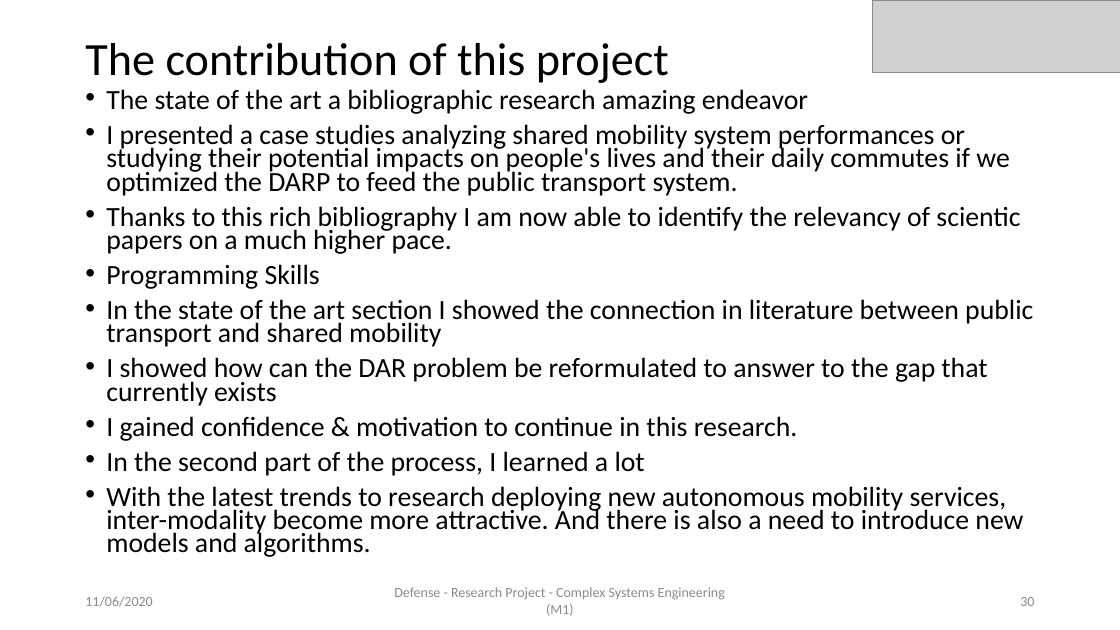
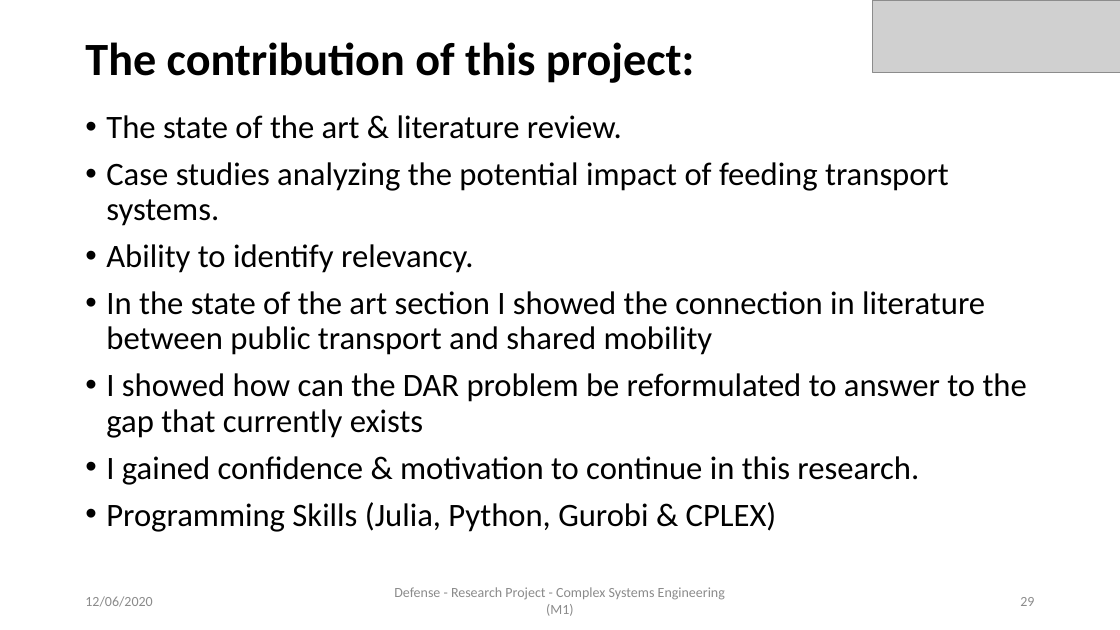
Before and after one commit to AymanABDELHAMID/OD_MTO_DARP, a slide deck: slide 29 of Presentation/presentation_AymanMahmoud.pptx (slide 30 before the commit). Drawn at 1120x630 pixels with LibreOffice and Linux fonts; fonts in the diff are those of the drawing; grey boxes stand for pictures. Boxes give left, top, right and bottom in pixels: in the first picture for what was removed or moved away, otherwise in the second. Text is boxed around its words. In the diff, an @@ line names an element or a change of style, - is before the commit and + after.

```diff
--- a/Presentation/presentation_AymanMahmoud.pptx
+++ b/Presentation/presentation_AymanMahmoud.pptx
@@ title at bbox=[85, 42, 694, 83]: text changed; bold on @@
-The contribution of this project
+The contribution of this project:
@@ text "The state of the art ...": place and size @@
-text "The state of the art ..." at bbox=[106, 89, 1033, 557]
+text "The state of the art ..." at bbox=[106, 115, 1027, 532]
@@ text at bbox=[106, 115, 949, 273]: text changed; size 23.8 to 28 pt @@
-• The state of the art a bibliographic research amazing endeavor
-• I presented a case studies analyzing shared mobility system performances or studying their potential impacts on people's lives and their daily commutes if we optimized the DARP to feed the public transport system.
-• Thanks to this rich bibliography I am now able to identify the relevancy of scientic papers on a much higher pace.
-• Programming Skills
+• The state of the art & literature review.
+• Case studies analyzing the potential impact of feeding transport systems.
+• Ability to identify relevancy.
@@ text at bbox=[106, 291, 1027, 485]: size 23.8 to 28 pt in "In the state of the art section ...", "I showed how can the DAR problem ...", "I gained confidence & motivation to continue ..."; line spacing 0.7 to 0.9 @@
@@ text at bbox=[106, 502, 777, 532]: text changed; size 23.8 to 28 pt @@
-• In the second part of the process, I learned a lot
-• With the latest trends to research deploying new autonomous mobility services, inter-modality become more attractive. And there is also a need to introduce new models and algorithms.
+• Programming Skills (Julia, Python, Gurobi & CPLEX)
@@ text at bbox=[85, 596, 152, 607]: text changed @@
-11/06/2020
+12/06/2020
@@ page number at bbox=[1020, 597, 1034, 606]: text changed @@
-30
+29
```
Also in this commit, not shown: 29 other slides changed, 1 slide removed, 1 other file.
